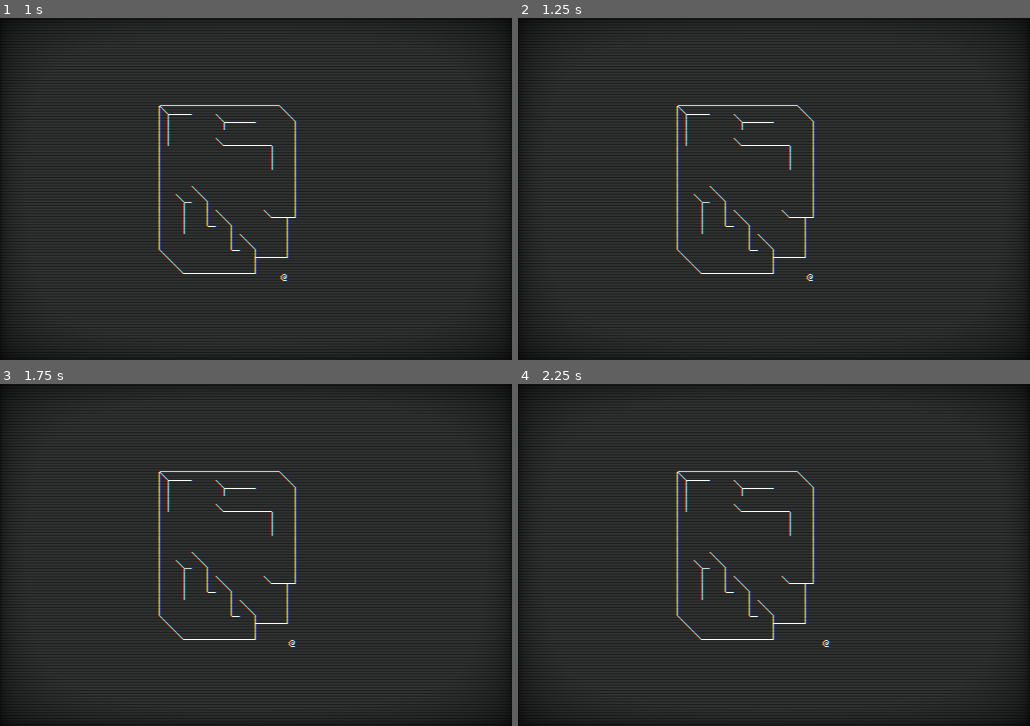
Above: before the commit, frames 1-4 (two rows, left to right).
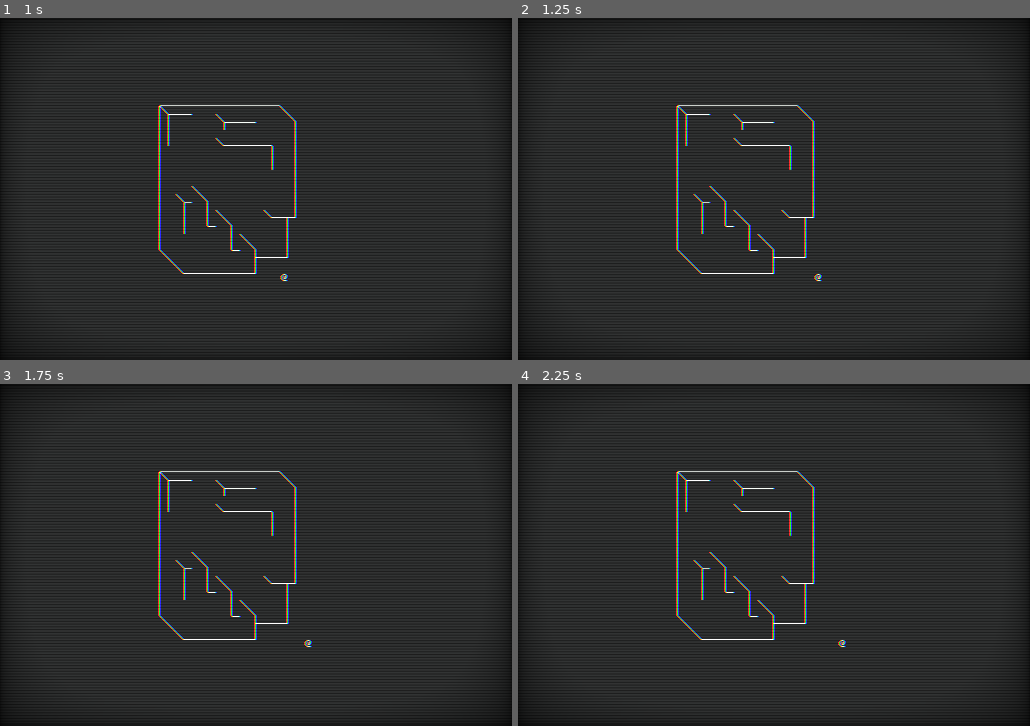
Above: after the commit, the same moments.

Repository: microaeris/ggj-2021
Game: Godot game, scene res://scenes/main.tscn
Two runs of this game, one before a commit and one after it. Both use one fixed random seed, a clock stepped at 60 frames per second and the inputs below. The project has no main scene, so this scene is started directly.
Inputs:
- Up to frame 1 (1 s): tap Enter (ui_accept) at 0.5 s; hold Right (ui_right) from 0.53 s (still down); hold J (grab) from 0.53 s (still down); tap Space (jump) at 0.77, 0.8 s
- Up to frame 2 (1.25 s): keep holding Right (ui_right); keep holding J (grab); tap Space (jump) at 1.07 s
- Up to frame 3 (1.75 s): release Right (ui_right) at 1.28 s; release J (grab) at 1.28 s; hold Down (ui_down) from 1.28 s (still down); tap Space (jump) at 1.35, 1.52 s; tap J (grab) at 1.55 s
- Up to frame 4 (2.25 s): tap Space (jump) at 1.82 s; tap Enter (ui_accept) at 2 s; release Down (ui_down) at 2.03 s; hold Right (ui_right) from 2.03 s (still down); hold J (grab) from 2.03 s (still down)

Frame 1 is identical in both runs. In frame 2, less than 0.1% of the frame differs, in the area x 56-60%, y 74-77%; in frame 3, less than 0.1%; in frame 4, less than 0.1%.

Commit message:
can jump and fall

Diff:
--- a/scripts/player.gd
+++ b/scripts/player.gd
@@ -6,13 +6,16 @@
 
 ## Consts
 
-const BUTTON_WAIT_MS: float = .4
+const BUTTON_WAIT_MS: float = .25
+const MAX_JUMP_HEIGHT: int = 4
 
 ## Locals
 
 var player_pos: Vector3 = Vector3(0,0,0)  # In char map coords
 var player_grabbing: bool = false
-var player_jumping: bool = true
+var player_jumping: bool = false
+var player_falling: bool = false
+var player_cur_jump_height:int = 0
 var up_pressed: bool = false
 var down_pressed: bool = false
 var left_pressed: bool = false
@@ -31,7 +34,7 @@
 
 
 func _process(delta):
-	# TODO Animate jump
+	handle_jump(false)
 
 	if up_pressed or down_pressed or left_pressed or right_pressed:
 		press_delta += delta
@@ -74,7 +77,7 @@
 		press_delta = 0.0
 	elif event.is_action_pressed("grab"):
 		handled = true
-		if not player_jumping:
+		if not player_jumping and not player_falling:
 			player_grabbing = true
 	elif event.is_action_released("grab"):
 		handled = true
@@ -82,8 +85,10 @@
 		press_delta = 0.0
 	elif event.is_action_pressed("jump"):
 		handled = true
-		if not player_grabbing:
+		# This line prevents double jumping and chaining jumps.
+		if not player_grabbing and not player_jumping and not player_falling:
 			player_jumping = true
+			handle_jump(true)
 
 	if handled:
 		get_tree().set_input_as_handled()
@@ -105,6 +110,33 @@
 		renderer_node.clear_screen_buffer()
 		renderer_node.draw_map()
 		renderer_node.update_screen()
+
+
+func handle_jump(start_new_jump: bool) -> void:
+	var new_pos: Vector3 = player_pos
+	if start_new_jump:
+		player_cur_jump_height = 1
+		new_pos.z += 1
+	elif player_jumping:
+		if player_cur_jump_height < MAX_JUMP_HEIGHT:
+			player_cur_jump_height += 1
+			new_pos.z += 1
+		elif player_cur_jump_height == MAX_JUMP_HEIGHT:
+			player_jumping = false
+			player_falling = true
+			player_cur_jump_height = 0
+			# Pause at top frame for 1 tick, so don't do `new_pos.z -= 1`.
+	elif player_falling:
+		new_pos.z -= 1
+
+	if calc_player_map_collision(new_pos) == new_pos:
+		set_pos(new_pos)
+		renderer_node.clear_screen_buffer()
+		renderer_node.draw_map()
+		renderer_node.update_screen()
+	else:
+		# Collided with map and so now player is done falling.
+		player_falling = false
 
 
 func set_pos(pos: Vector3) -> bool:
